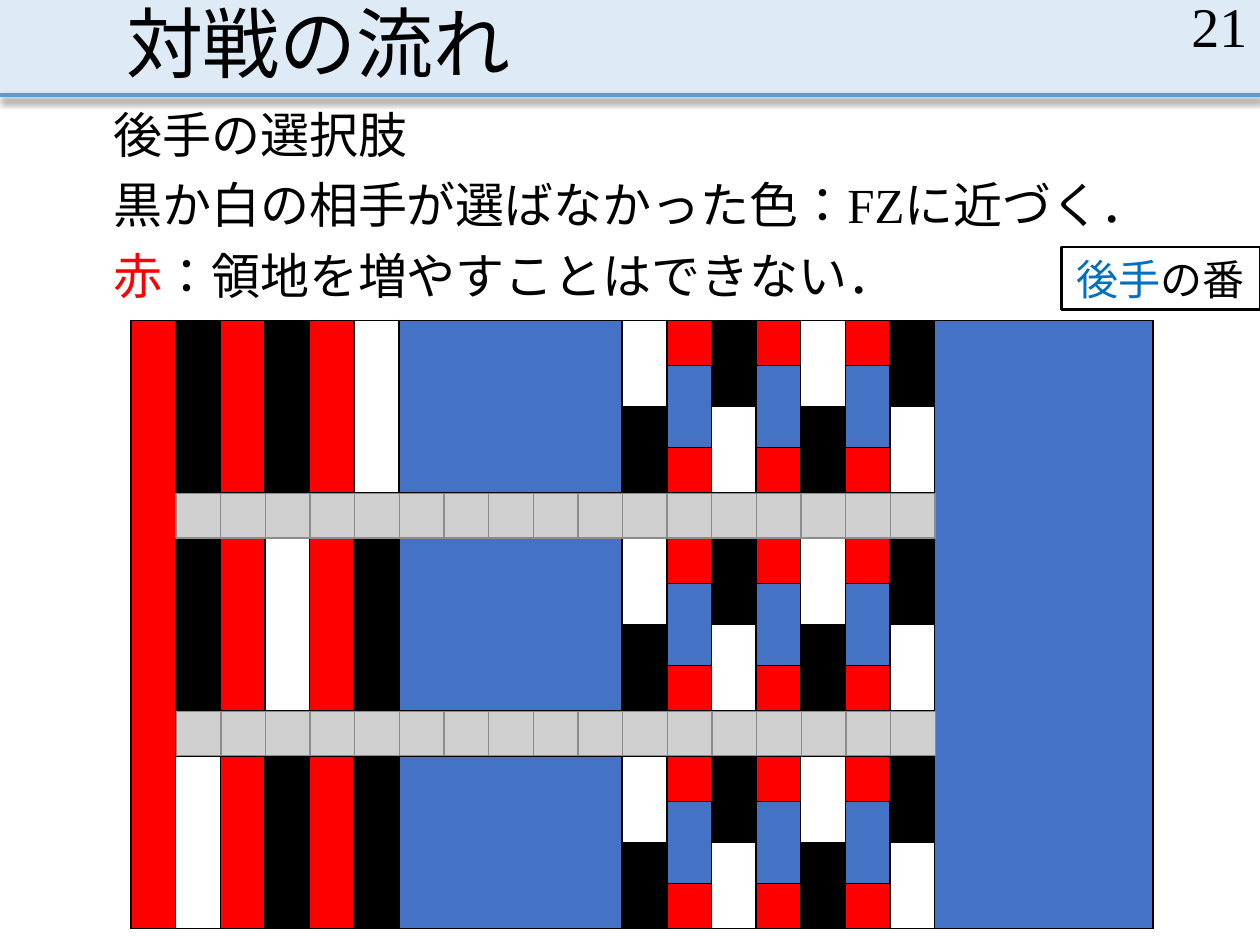
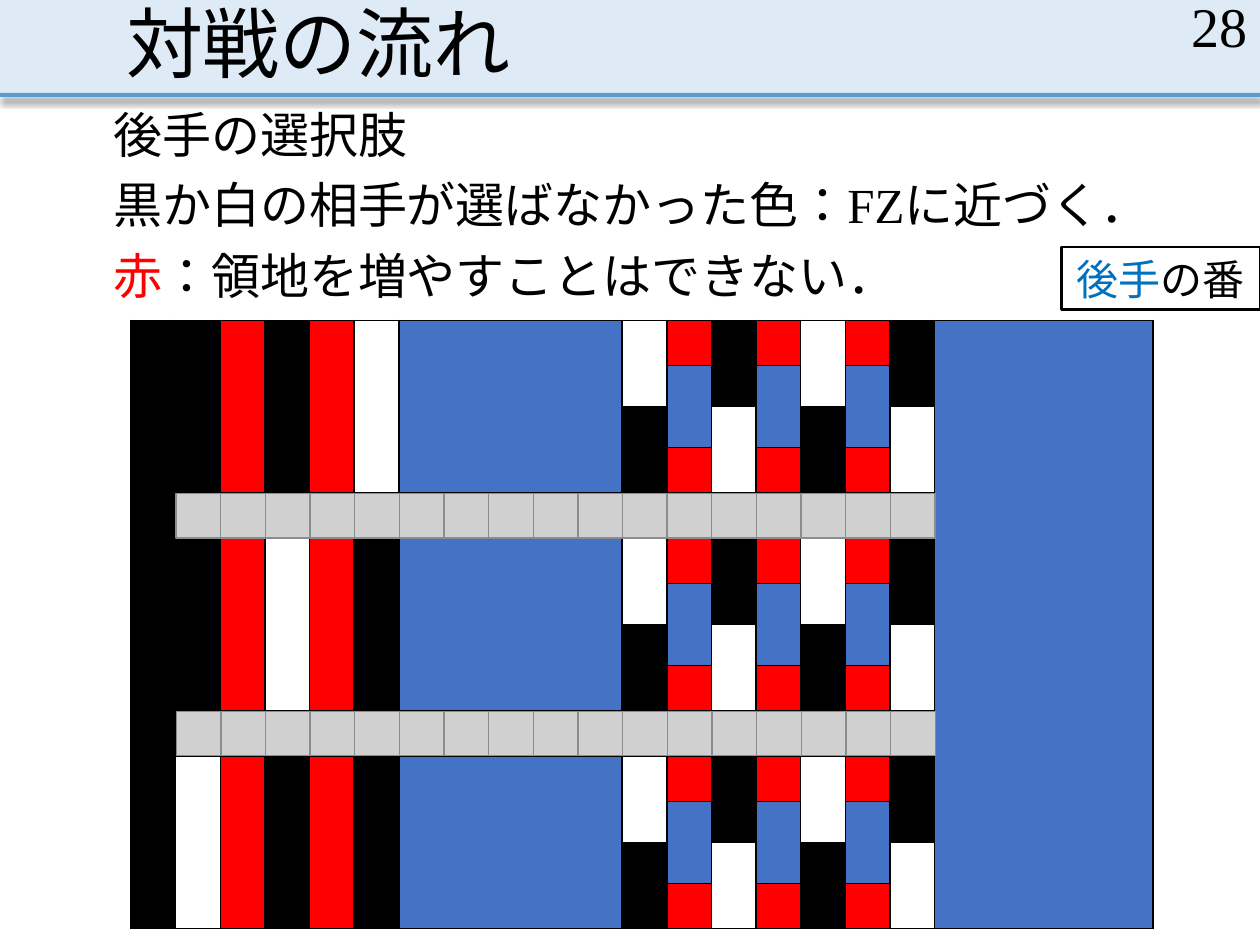
Before and after one commit to MasayaOda/SR, a slide deck: slide 28 of 190513oda.pptx (slide 21 before the commit). Drawn at 1260x945 pixels with LibreOffice and Linux fonts; fonts in the diff are those of the drawing; grey boxes stand for pictures. Boxes give left, top, right and bottom in pixels: in the first picture for what was removed or moved away, otherwise in the second. Text is boxed around its words. In the diff, an @@ line names an element or a change of style, - is before the commit and + after.

```diff
--- a/190513oda.pptx
+++ b/190513oda.pptx
@@ page number at [1191, 9, 1247, 48]: text changed @@
-21
+28
@@ table at [131, 320, 1145, 929] @@
@@ fill #FF0000 to #000000 in row 1, column 1 @@
```
Also in this commit, not shown: 2 other slides changed, 7 slides added.
